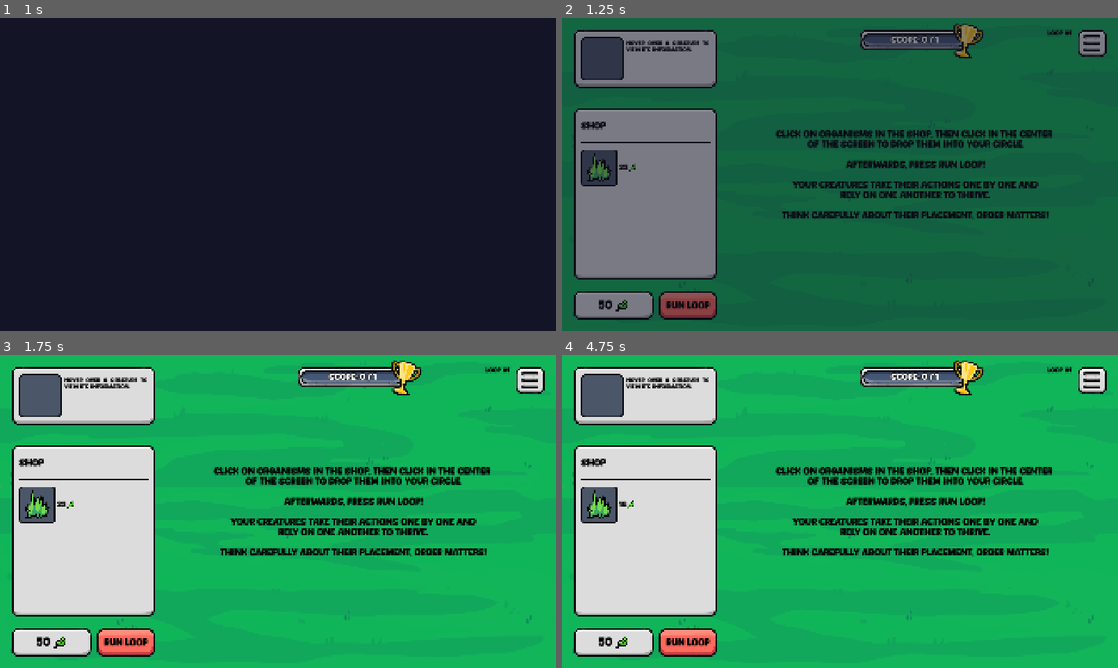
Above: before the commit, frames 1-4 (two rows, left to right).
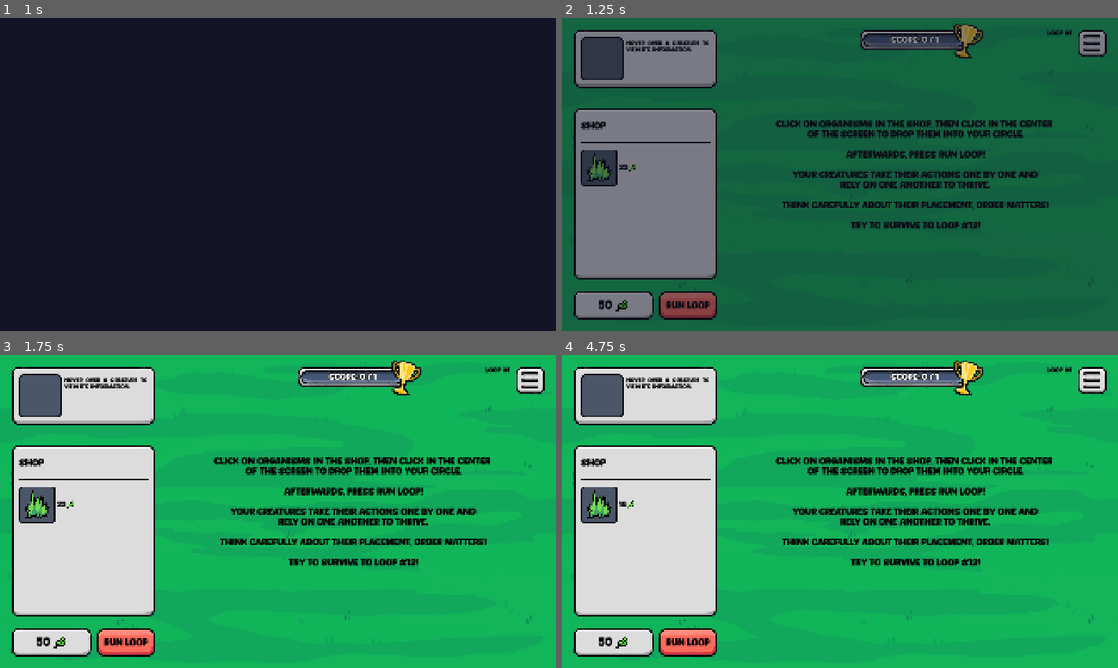
Above: after the commit, the same moments.

Repository: elliotfontaine/gmtk-2025-submission
Game: Godot game, scene res://scenes/main_menu.tscn
Same seed, same stepped clock (60 frames per second), same inputs: the game is played once before the commit and once after it. The engine's default icon, where the game draws it, is replaced by a stand-in: a white triangle on a blue panel in a dark square.
Inputs (mouse positions are in pixels of both pictures, inside the frame that each line leads up to):
- Up to frame 1 (1 s): click "play" at 0.5 s
- Up to frame 2 (1.25 s): no input
- Up to frame 3 (1.75 s): tap Enter at 1.25 s; move the mouse to (400, 495) at 1.27 s; hold D from 1.28 s (still down); hold Shift from 1.28 s (still down); click (400, 495) at 1.42 s
- Up to frame 4 (4.75 s): release D at 2 s; release Shift at 2 s; click (606, 505) at 2 s; click "Run Loop" at 2.75 s; click "try again" at 3.5 s; drag from (728, 527) to (812, 574) at 4.27 s

Frame 1 is identical in both runs. In frame 2, 7.0% of the frame differs, in the area x 38-89%, y 32-68%; in frame 3, 8.0%; in frame 4, 8.0%.

Commit message:
Update world.tscn

Diff:
--- a/scenes/world.tscn
+++ b/scenes/world.tscn
@@ -84,7 +84,9 @@
 YOUR CREATURES TAKE THEIR ACTIONS ONE BY ONE AND
 RELY ON ONE ANOTHER TO THRIVE.
 
-THINK CAREFULLY ABOUT THEIR PLACEMENT, ORDER MATTERS!"
+THINK CAREFULLY ABOUT THEIR PLACEMENT, ORDER MATTERS!
+
+TRY TO SURVIVE TO LOOP #12!"
 horizontal_alignment = 1
 vertical_alignment = 1
 
